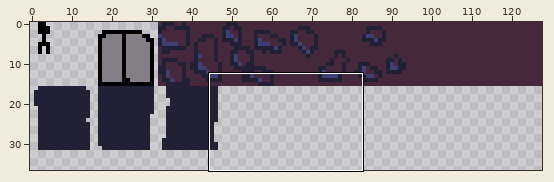
File history of a sprite sheet, src/Art/spritesheet.png. Above: a wide view before the commit, with the close-up outlined.
Close-up. As it was:
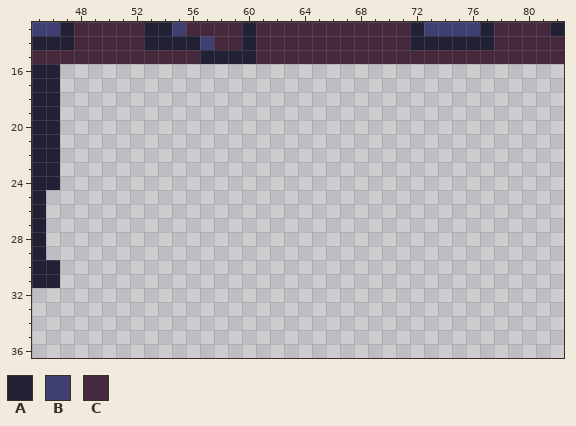
The file is 128x128 pixels. Shown: x 45..82, y 13..36. The wide view leaves out empty margins.
Palette (. is transparent): A #222034  B #3f3f74  C #45283c
Pixels before, first column x 45:
13 BBACCCCCAABCCCCACCCCCCCCCCCABBBBACCCCA
14 AAACCCCCAAAABCCACCCCCCCCCCCAAAAAACCCCC
15 CCCCCCCCCCCCAAAACCCCCCCCCCCCCCCCCCCCCC
16 AA....................................
17 AA....................................
18 AA....................................
19 AA....................................
20 AA....................................
21 AA....................................
22 AA....................................
23 AA....................................
24 AA....................................
25 A.....................................
26 A.....................................
27 A.....................................
28 A.....................................
29 A.....................................
30 AA....................................
31 AA....................................
And afterwards:
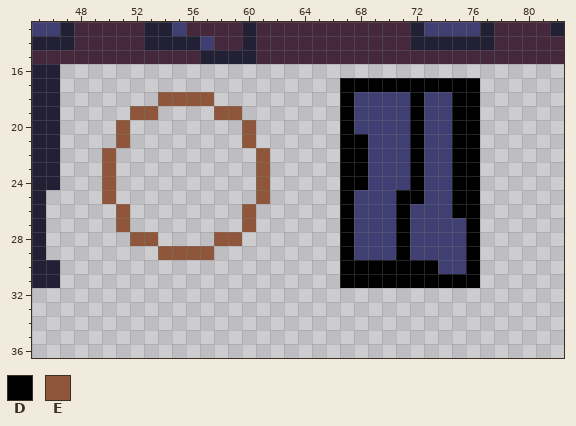
Colours new in this view: D #000000  E #8f563b
Diff:
y 17: x 67..76 .......... -> DDDDDDDDDD
y 18: x 54..57 .... -> EEEE; x 67..76 .......... -> DBBBBDBBDD
y 19: x 52..53 .. -> EE; x 58..59 .. -> EE; x 67..76 .......... -> DBBBBDBBDD
y 20: x 51 . -> E; x 60 . -> E; x 67..76 .......... -> DBBBBDBBDD
y 21: x 51 . -> E; x 60 . -> E; x 67..76 .......... -> DDBBBDBBDD
y 22..24: x 50 . -> E; x 61 . -> E; x 67..76 .......... -> DDBBBDBBDD
y 25: x 50 . -> E; x 61 . -> E; x 67..76 .......... -> DBBBDDBBDD
y 26: x 51 . -> E; x 60 . -> E; x 67..76 .......... -> DBBBDBBBDD
y 27: x 51 . -> E; x 60 . -> E; x 67..76 .......... -> DBBBDBBBBD
y 28: x 52..53 .. -> EE; x 58..59 .. -> EE; x 67..76 .......... -> DBBBDBBBBD
y 29: x 54..57 .... -> EEEE; x 67..76 .......... -> DBBBDBBBBD
y 30: x 67..76 .......... -> DDDDDDDBBD
y 31: x 67..76 .......... -> DDDDDDDDDD
Pixel boxes of the changes (left, top, right, bottom) in both close-ups:
added: (340, 78, 480, 288)
added: (102, 92, 270, 260)
